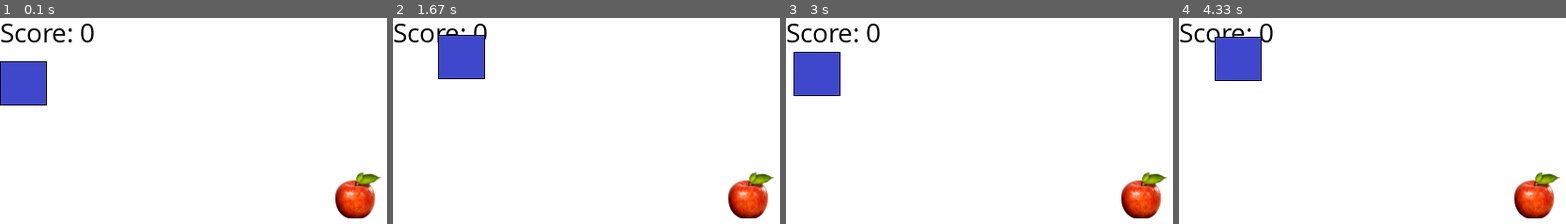
Above: before the commit, frames 1-4 (left to right).
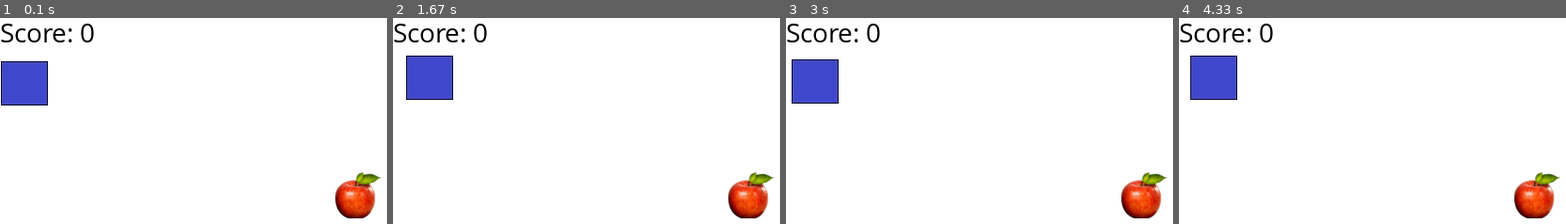
Above: after the commit, the same moments.

Repository: VoigtS/Snake_on_Python
Game: pygame game, started from pygame_template.py
Two runs of this game, one before a commit and one after it. Both use one fixed random seed, a clock stepped at 60 frames per second and the inputs below.
Inputs:
- Up to frame 1 (0.1 s): no input
- Up to frame 2 (1.67 s): hold Right 0.33-0.8 s; hold Up 0.83-1.3 s; hold Right from 1.33 s (still down)
- Up to frame 3 (3 s): release Right at 1.8 s; hold Left 1.83-2.37 s; hold Down 2.4-2.7 s; hold Left from 2.73 s (still down)
- Up to frame 4 (4.33 s): release Left at 3.13 s; hold Up 3.17-3.53 s; hold Right 3.57-4.2 s; hold Down from 4.23 s (still down)

The runs differ from the first frame. In frame 1, 0.2% of the frame differs, in the area x 0-13%, y 21-43%; in frame 2, 4.5%, in the area x 3-24%, y 8-40%; in frame 3, 1.4%; in frame 4, 4.0%.

Commit message:
Autorun working

Diff:
--- a/pygame_template.py
+++ b/pygame_template.py
@@ -1,6 +1,44 @@
 import sys, pygame
 import random
 from pygame import *
+
+class player:
+    direction = 0
+    gameSpeed = 5
+    playerWait = 0
+
+    def __init__(self, length):
+        self.pos = position()
+        self.length = length
+        self.image = pygame.image.load("block.jpg")
+
+    def playerAutoMove(self):
+        self.playerWait += 1
+
+        if (self.playerWait >= self.gameSpeed):
+            if(self.direction == 0  and self.pos.x < app.windowWidth - self.image.get_rect().size[0]):
+                self.pos.moveRight()
+            elif(self.direction == 1 and self.pos.x > 0):
+                self.pos.moveLeft()
+            elif(self.direction == 2 and self.pos.y > 0):
+                self.pos.moveUp()
+            elif(self.direction == 3  and self.pos.y < app.windowHeight - self.image.get_rect().size[1]):
+                self.pos.moveDown()
+            self.playerWait = 0
+
+    def moveRight(self):
+        self.direction = 0
+
+    def moveLeft(self):
+        self.direction = 1
+
+    def moveUp(self):
+        self.direction = 2
+
+    def moveDown(self):
+        self.direction = 3
+
+    #def playerGrow(self):
 
 
 
@@ -13,12 +51,18 @@
         self.positioning()
 
     def positioning(self):
-        self.pos.x = random.randrange(App.windowWidth - self.image.get_rect().size[0])
-        self.pos.y = random.randrange(App.windowHeight - self.image.get_rect().size[1])
+        self.pos.x = random.randrange(app.windowWidth - self.image.get_rect().size[0])
+        self.pos.y = random.randrange(app.windowHeight - self.image.get_rect().size[1])
 
 class position:
     x = 0
     y = 50
+
+    def moveRight(self):
+        self.x += 1
+
+    def moveLeft(self):
+        self.x -= 1
 
     def moveUp(self):
         self.y -= 1
@@ -26,24 +70,17 @@
     def moveDown(self):
         self.y += 1
 
-    def moveRight(self):
-        self.x += 1
 
-    def moveLeft(self):
-        self.x -= 1
-
-
-class App:
+class app:
     windowWidth = 800
-    windowHeight = 800
+    windowHeight = 600
     color = 255,255,255
 
     def __init__(self):
         self.running = True
-        self.pos = position()
+        self.player = player(3)
         self.apple = apple()
-        self.screen = pygame.display.set_mode((App.windowWidth, App.windowHeight))
-        self.block = pygame.image.load("block.jpg")
+        self.screen = pygame.display.set_mode((app.windowWidth, app.windowHeight))
         pygame.display.set_caption("Template")
 
     def on_init(self):
@@ -56,7 +93,7 @@
         self.screen.fill(self.color)
         self.score = self.font1.render('Score: ' + str(self.apple.appleCounter), True, (0, 0, 0))
         self.screen.blit(self.score, (0,0))
-        self.screen.blit(self.block, (self.pos.x, self.pos.y))
+        self.screen.blit(self.player.image, (self.player.pos.x, self.player.pos.y))
         self.screen.blit(self.apple.image, (self.apple.pos.x, self.apple.pos.y))
         pygame.display.flip()
 
@@ -66,8 +103,8 @@
         sys.exit()
 
     def checkCollision(self, x1, y1, x2, y2):
-        playerSizeX = self.block.get_rect().size[0]
-        playerSizeY = self.block.get_rect().size[1]
+        playerSizeX = self.player.image.get_rect().size[0]
+        playerSizeY = self.player.image.get_rect().size[1]
         appleSizeX = self.apple.image.get_rect().size[0]
         appleSizeY = self.apple.image.get_rect().size[1]
 
@@ -86,18 +123,19 @@
             pygame.event.pump()
             keys = pygame.key.get_pressed()
 
-            if(keys[K_RIGHT] and self.pos.x < self.windowWidth - self.block.get_rect().size[0]):
-                self.pos.moveRight()
-            elif(keys[K_LEFT] and self.pos.x > 0):
-                self.pos.moveLeft()
-            elif(keys[K_UP] and self.pos.y > 0):
-                self.pos.moveUp()
-            elif(keys[K_DOWN] and self.pos.y < self.windowHeight - self.block.get_rect().size[1]):
-                self.pos.moveDown()
+            if(keys[K_RIGHT]):
+                self.player.moveRight()
+            elif(keys[K_LEFT] ):
+                self.player.moveLeft()
+            elif(keys[K_UP] ):
+                self.player.moveUp()
+            elif(keys[K_DOWN]):
+                self.player.moveDown()
 
             self.renderField()
+            self.player.playerAutoMove()
 
-            if(self.checkCollision(self.pos.x, self.pos.y, self.apple.pos.x, self.apple.pos.y)):
+            if(self.checkCollision(self.player.pos.x, self.player.pos.y, self.apple.pos.x, self.apple.pos.y)):
                 self.apple.positioning()
 
             for event in pygame.event.get():
@@ -106,7 +144,7 @@
 
 
 if __name__ == "__main__":
-    App.windowWidth = 800
-    App.windowHeight = 600
-    app = App()
-    app.execute()
+    app.windowWidth = 800
+    app.windowHeight = 600
+    game = app()
+    game.execute()
